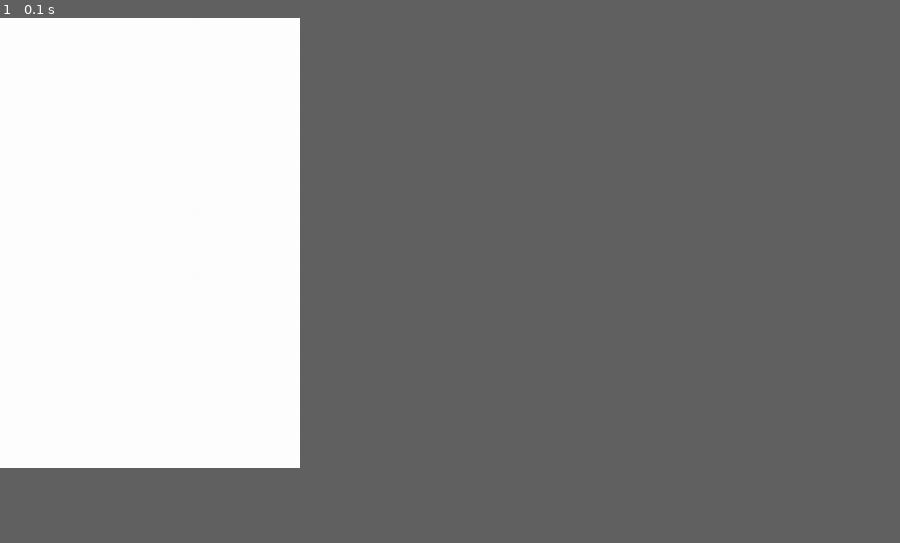
Above: before the commit, frame 1.
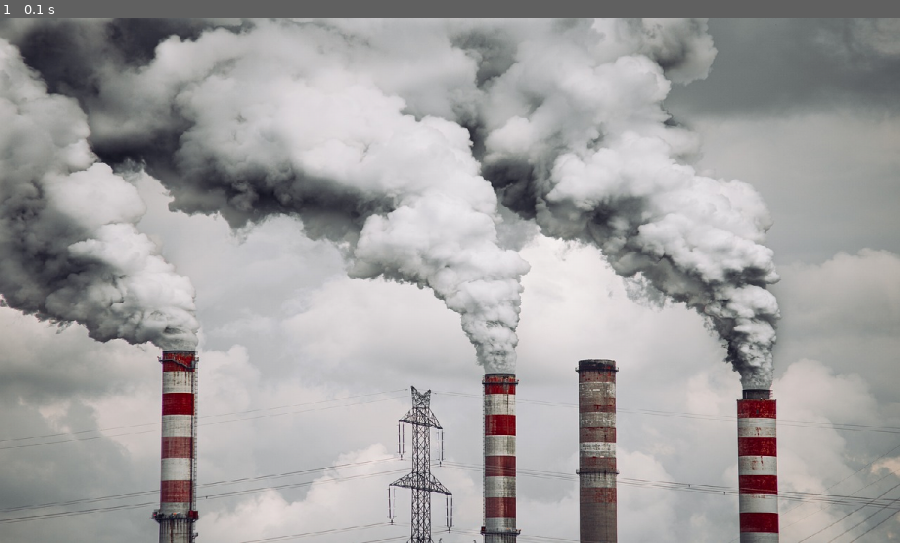
Above: after the commit, the same moment.

Repository: helno1234/Skytespill
Game: pygame game, started from main.py
Two runs of this game, one before a commit and one after it. Both use one fixed random seed, a clock stepped at 60 frames per second and the inputs below.
Inputs:
- Up to frame 1 (0.1 s): no input
In our replay, the window is 300x450 before the commit and 900x525 after it. These sizes can differ from the game's own. Grey fills any space a smaller window leaves; there, only what the larger window draws over its background counts as a difference.

The runs differ from the first frame. In frame 1, 66% of the frame differs, in the area x 0-100%, y 0-100%.

Commit message:
Lagt til bakgrunnsbilde
Hentet bildet og endret størrelse slik at det passer skjermen sin størrelse. Responsivt.

Diff:
--- a/main.py
+++ b/main.py
@@ -1,48 +1,40 @@
 import pygame as pg
+from settings import *
+
+class Spillbrett:
+    def __init__(self):
+        pass
 
 
-# Konstanter
-WIDTH = 400
-HEIGHT = 600
-
-# Størrelsen til vinduet
-SIZE = (WIDTH, HEIGHT)
-
-# Frames per second (bilder per sekund)
-FPS = 60
-
-# Farger (RGB)
-WHITE = (255, 255, 255)
 
 # Initiere pygame
 pg.init()
 
-# Lager en overflate (surface) vi kan tegne på
-surface = pg.display.set_mode(SIZE)
+# Lager en overflate vi kan tegne på
+overflate = pg.display.set_mode(STØRRELSE)
 
 # Lager en klokke
-clock = pg.time.Clock()
-
-
-
-
+klokke = pg.time.Clock()
 
 # Variabel som styrer om spillet skal kjøres
-run = True
+kjør = True
+
+# Henter sky-bildet og endrer størrelsen slik at den passer til skjerm, uavhengig av størrelse
+himmel_bilde = pg.transform.scale(pg.image.load("himmel_skytespill.jpeg"), (BREDDE, HØYDE))
+
+overflate.blit(himmel_bilde, (0, 0))
 
 # Spill-løkken
-while run:
+while kjør:
 
     # Sørger for at løkken kjører i korrekt hastighet
-    clock.tick(FPS)
-
-    surface.fill(WHITE)
+    klokke.tick(FPS)
 
     # Går gjennom henselser (events)
-    for event in pg.event.get():
+    for hendelse in pg.event.get():
         # Sjekker om vi ønsker å lukke vinduet
-        if event.type == pg.QUIT:
-            run = False # Spillet skal avsluttes
+        if hendelse.type == pg.QUIT:
+            kjør = False # Spillet skal avsluttes
 
     # "Flipper" displayet for å vise hva vi har tegnet
     pg.display.flip()
--- /dev/null
+++ b/settings.py
@@ -0,0 +1,12 @@
+# Konstanter
+BREDDE = 1200
+HØYDE = 700
+
+# Størrelsen til vinduet
+STØRRELSE = (BREDDE, HØYDE)
+
+# Frames per second (bilder per sekund)
+FPS = 60
+
+# Farger (RGB)
+HVIT = (255, 255, 255)
Binary file added: himmel_skytespill.jpeg
